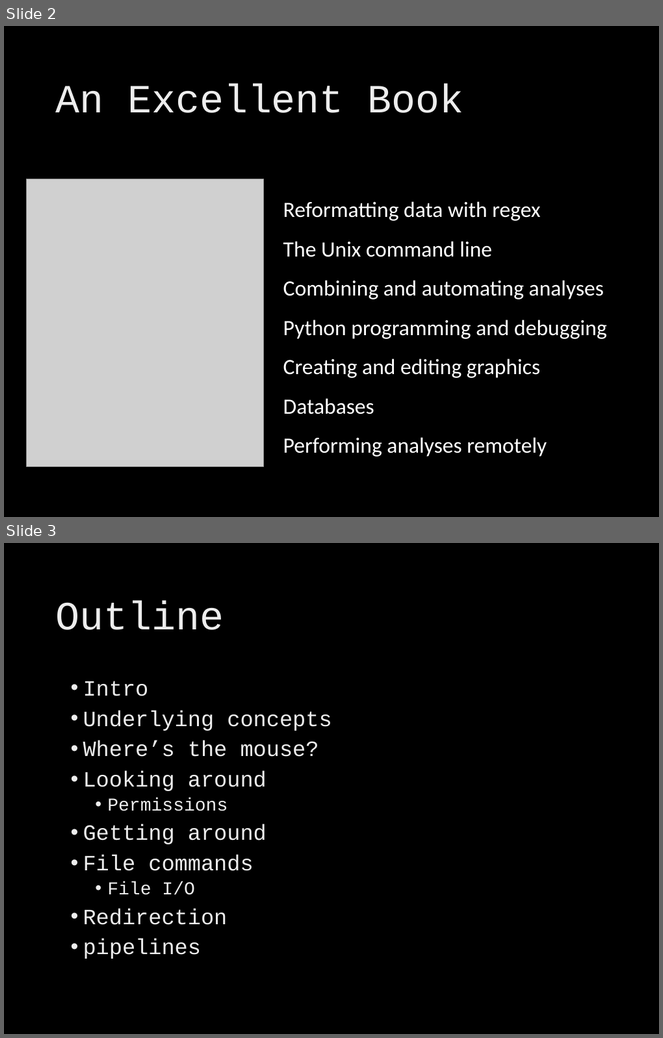
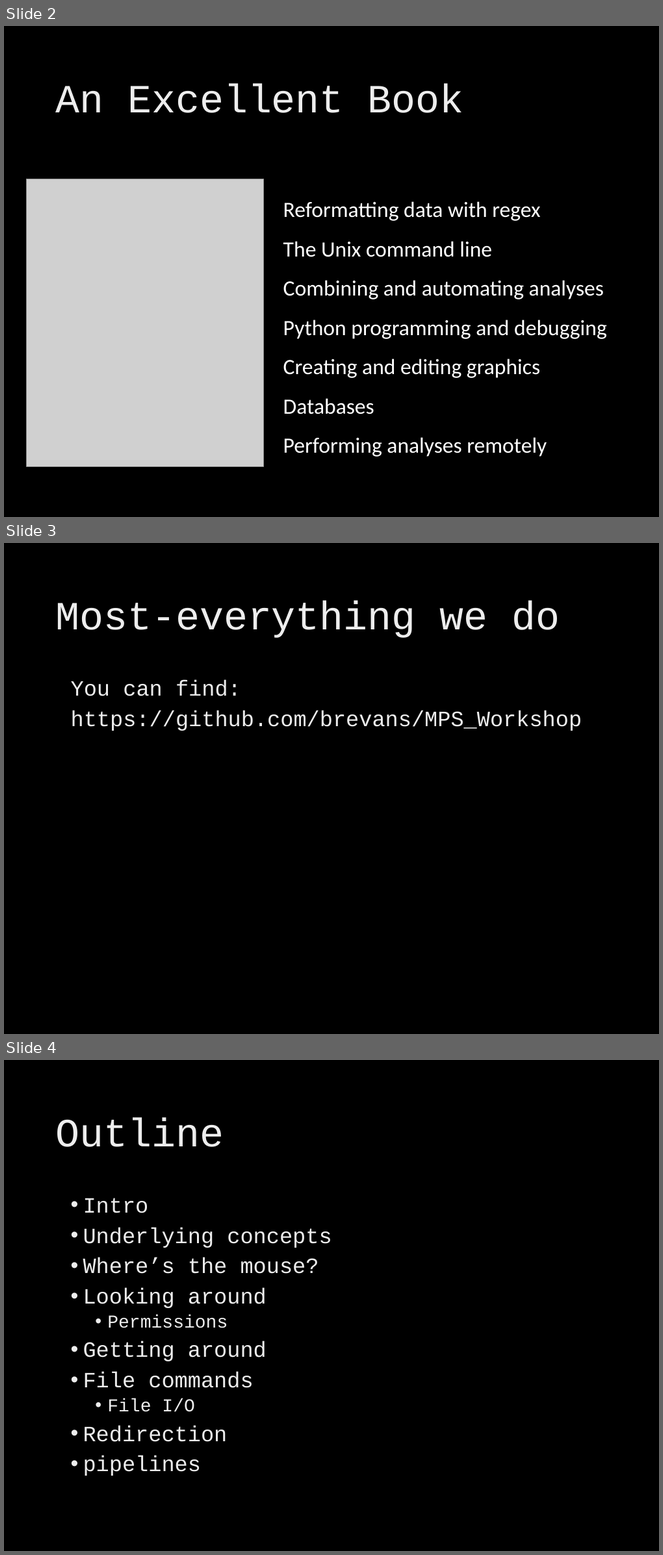
Before and after one commit to brevans/MPS_Workshop, a slide deck: presentations/Modern Computing.pptx. Shown one above the other, each under a label of ours: slides 2 and 3 before the commit, slides 2, 3 and 4 after it. The pictures are 663x1038 and 663x1555 pixels, drawn with LibreOffice and Linux fonts; fonts in the diff are those of the drawing; grey boxes stand for pictures; background and template pictures are left out. Boxes give left, top, right and bottom in pixels: in the first picture for what was removed or moved away, otherwise in the second. Text is boxed around its words. In the diff, an @@ line names an element or a change of style, - is before the commit and + after.

Commit message:
linking, pointer to github

```diff
--- a/presentations/Modern Computing.pptx
+++ b/presentations/Modern Computing.pptx
@@ slide 3 added at bbox=[4, 543, 659, 1034], background picture (left out) @@
@@ title added at bbox=[55, 601, 560, 638], 44 pt, text gradient #DEDEDE to #EDEDED to #FFFFFF @@
+Most-everything we do
@@ text added at bbox=[71, 679, 582, 731], 24 pt, text gradient #DEDEDE to #EDEDED to #FFFFFF @@
+You can find:
+https://github.com/brevans/MPS_Workshop
@@ what was slide 3 is now slide 4 @@
```
Also in this commit, not shown: 1 slide changed, 1 other slide added.
